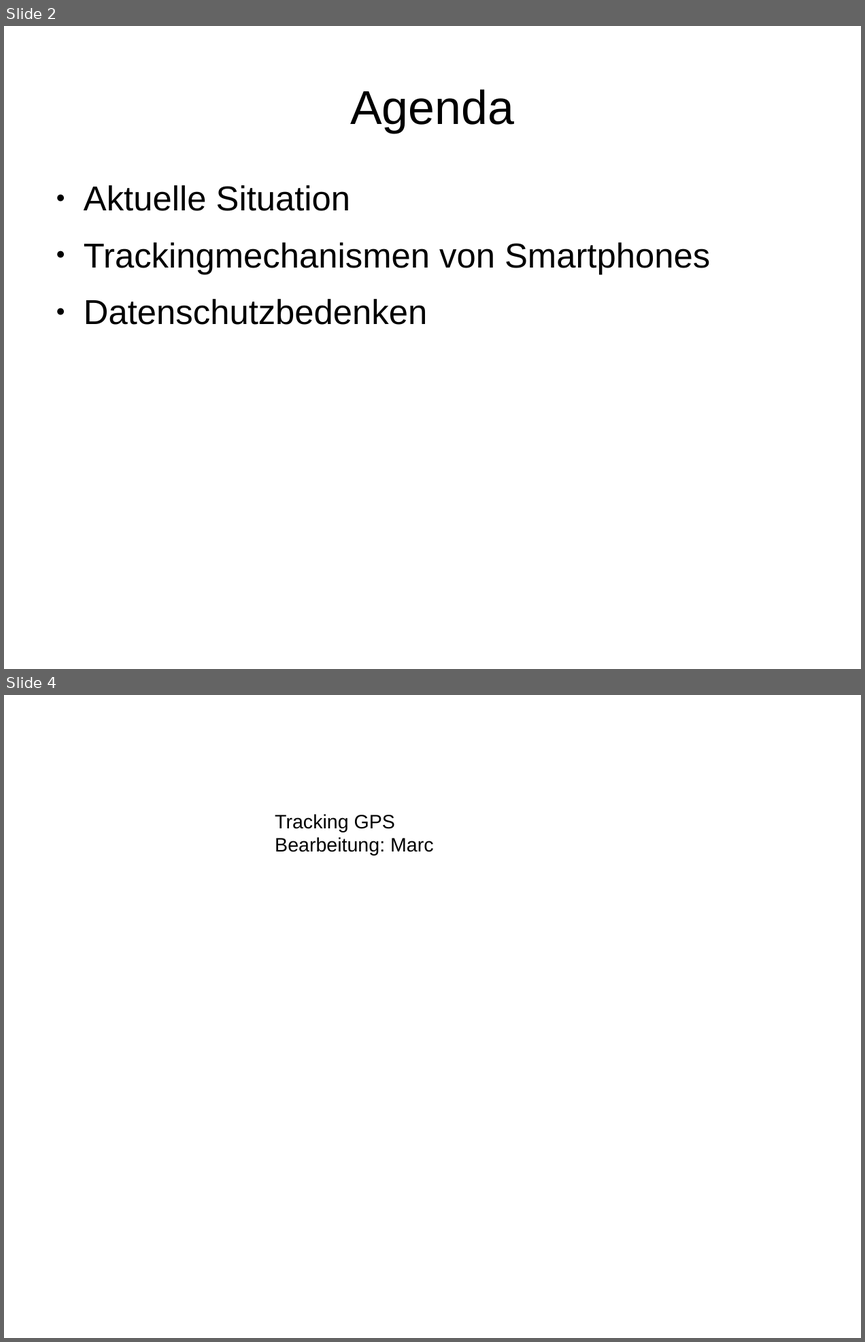
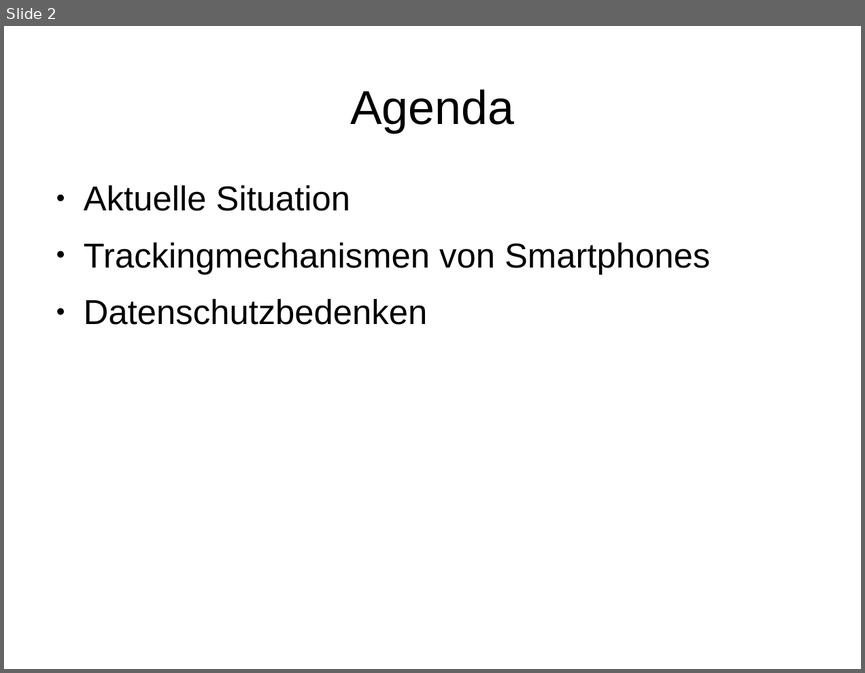
Before and after one commit to Goldwaage/MobileGeolocating, a slide deck: Presentation/4_B_Döringk_Kasper_Ryvkin.odp. Shown one above the other, each under a label of ours: slides 2 and 4 before the commit, slide 2 after it; the slides between them are not shown. The pictures are 865x1342 and 865x673 pixels, drawn with LibreOffice and Linux fonts; fonts in the diff are those of the drawing. Boxes give left, top, right and bottom in pixels: in the first picture for what was removed or moved away, otherwise in the second. Text is boxed around its words. In the diff, an @@ line names an element or a change of style, - is before the commit and + after.

```diff
--- a/Presentation/4_B_Döringk_Kasper_Ryvkin.odp
+++ b/Presentation/4_B_Döringk_Kasper_Ryvkin.odp
@@ slide 4 removed at (4, 695, 861, 1338), background #FFFFFF @@
@@ text removed at (275, 814, 433, 855) @@
-Tracking GPS
-Bearbeitung: Marc
```
Also in this commit, not shown: 6 slides added, 2 other slides removed.
